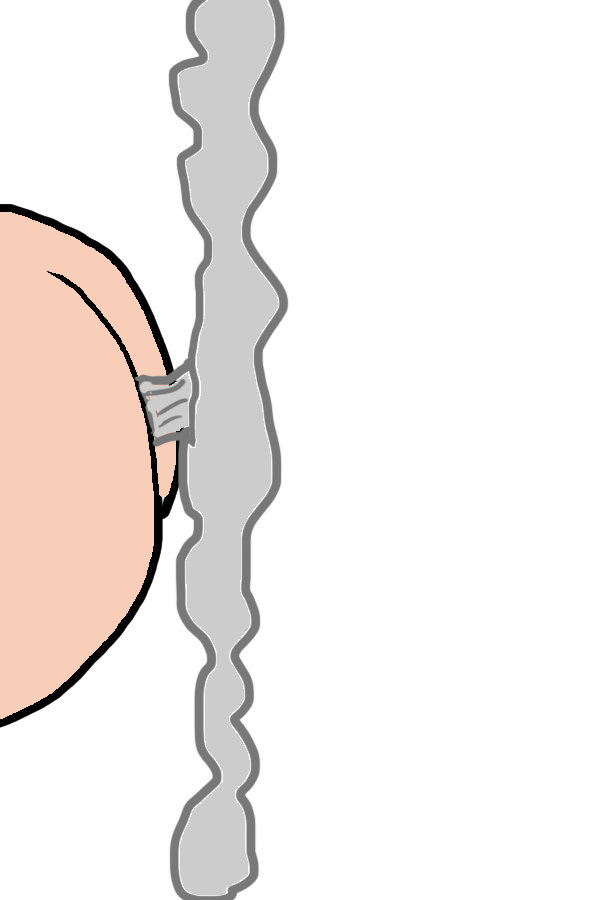
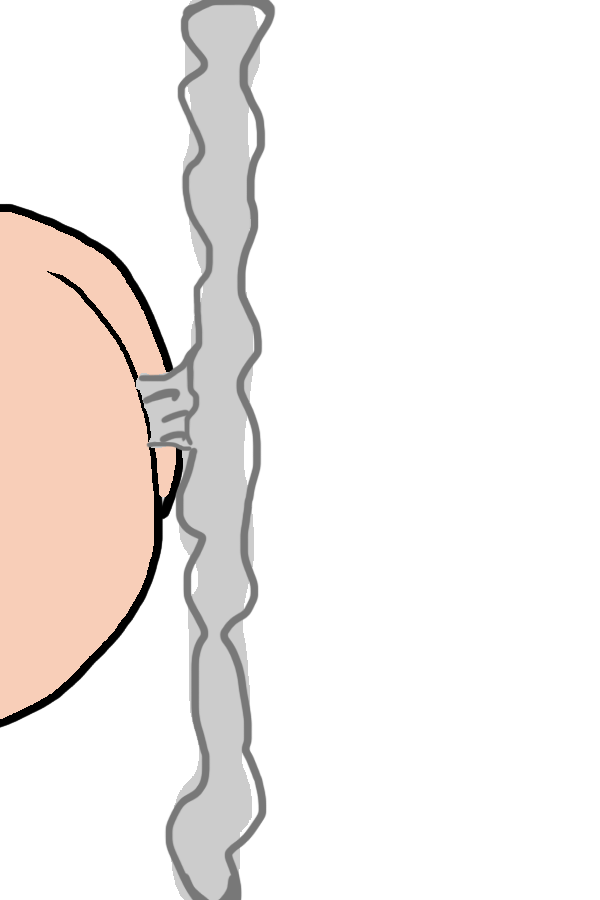
The second 600px x 900px image is a revision of the first. Changes to its layers:
hid "Layer 6", painted on it over box(134, 0, 289, 900)
showed "Layer 5", painted on it over box(136, 0, 276, 900)
